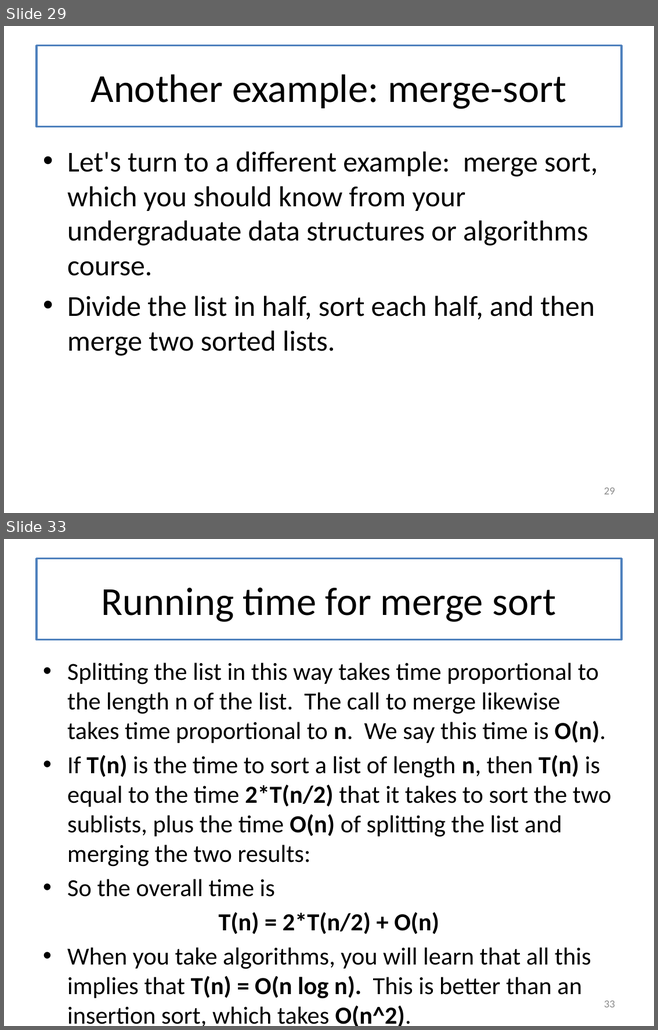
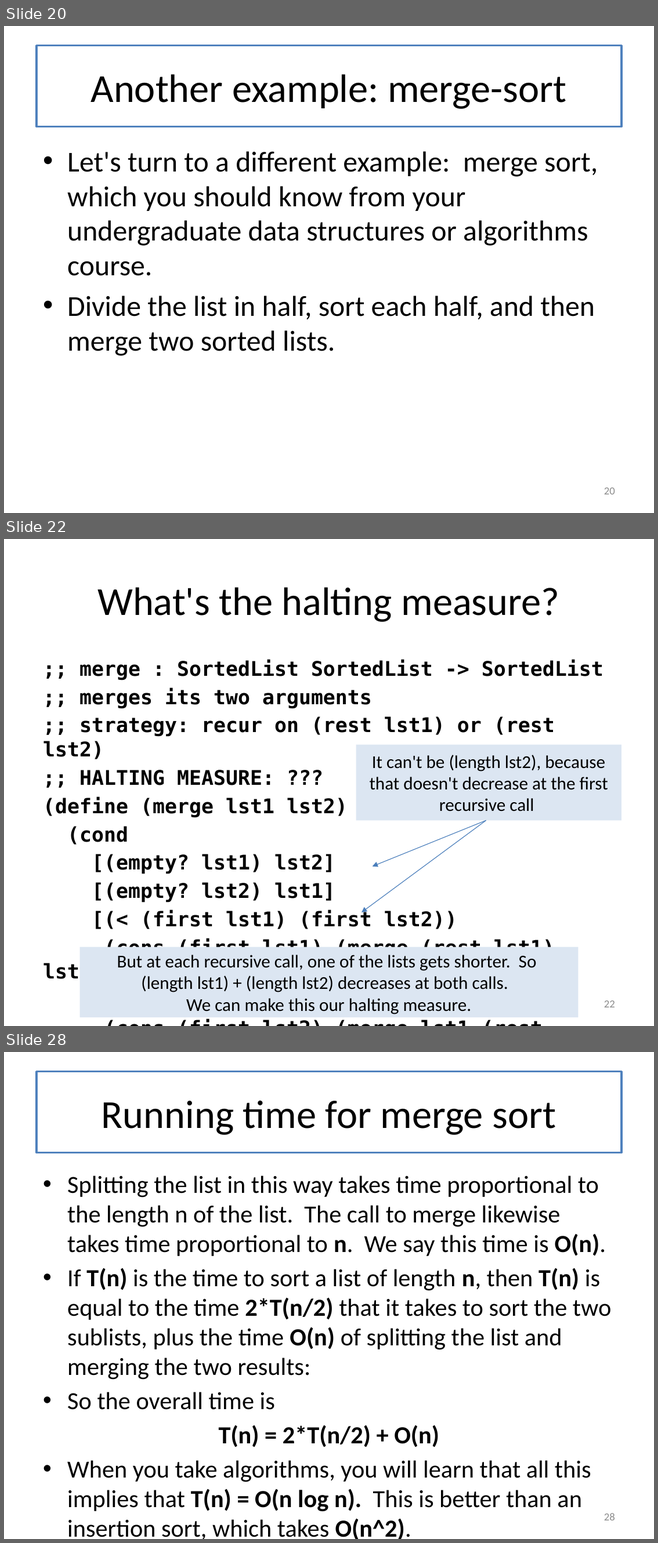
Before and after one commit to mwand/cs5010f16, a slide deck: Slides/Lesson 8.1 Introducing General Recursion.pptx. Shown one above the other, each under a label of ours: slides 29 and 33 before the commit, slides 20, 22 and 28 after it; the slides between them are not shown. The pictures are 658x1030 and 658x1543 pixels, drawn with LibreOffice and Linux fonts; fonts in the diff are those of the drawing. Boxes give left, top, right and bottom in pixels: in the first picture for what was removed or moved away, otherwise in the second. Text is boxed around its words. In the diff, an @@ line names an element or a change of style, - is before the commit and + after.

```diff
--- a/Slides/Lesson 8.1 Introducing General Recursion.pptx
+++ b/Slides/Lesson 8.1 Introducing General Recursion.pptx
@@ slide 22 added at <box>4,539,654,1026</box>, background #FFFFFF @@
@@ title added at <box>36,559,621,640</box>, fill #FFFFFF, outline #4F81BD 2 pt, 44 pt, text #000000 @@
+What's the halting measure?
@@ text added at <box>43,660,603,979</box>, 22.4 pt, text #000000, bold @@
+;; merge : SortedList SortedList -> SortedList
+;; merges its two arguments
+;; strategy: recur on (rest lst1) or (rest lst2)
+;; HALTING MEASURE: ???
+(define (merge lst1 lst2)
+(cond
+[(empty? lst1) lst2]
+[(empty? lst2) lst1]
+[(< (first lst1) (first lst2))
+(cons (first lst1) (merge (rest lst1) lst2))]
+[else
+(cons (first lst2) (merge lst1 (rest lst2)))]))
@@ rectangle added at <box>356,745,621,821</box>, fill #DCE6F2, 20 pt, text #000000 @@
+It can't be (length lst2), because that doesn't decrease at the first recursive call
@@ arrow added from (486, 820) to (361, 913), #4B7EBC 0.75 pt @@
@@ arrow added from (486, 820) to (372, 866), #4B7EBC 0.75 pt @@
@@ rectangle added at <box>80,947,578,1017</box>, fill #DCE6F2, 20 pt, text #000000 @@
+But at each recursive call, one of the lists gets shorter. So
+(length lst1) + (length lst2) decreases at both calls.
+We can make this our halting measure.
@@ page number added at <box>604,1001,615,1008</box>, 12 pt, text #8C8C8C @@
+22
@@ what was slide 29 is now slide 20 @@
@@ page number at <box>604,488,615,495</box>: text changed @@
-29
+20
@@ what was slide 33 is now slide 28 @@
@@ page number at <box>604,1513,615,1521</box>: text changed @@
-33
+28
```
Also in this commit, not shown: 23 slides changed, 4 other slides added, 11 other files.
